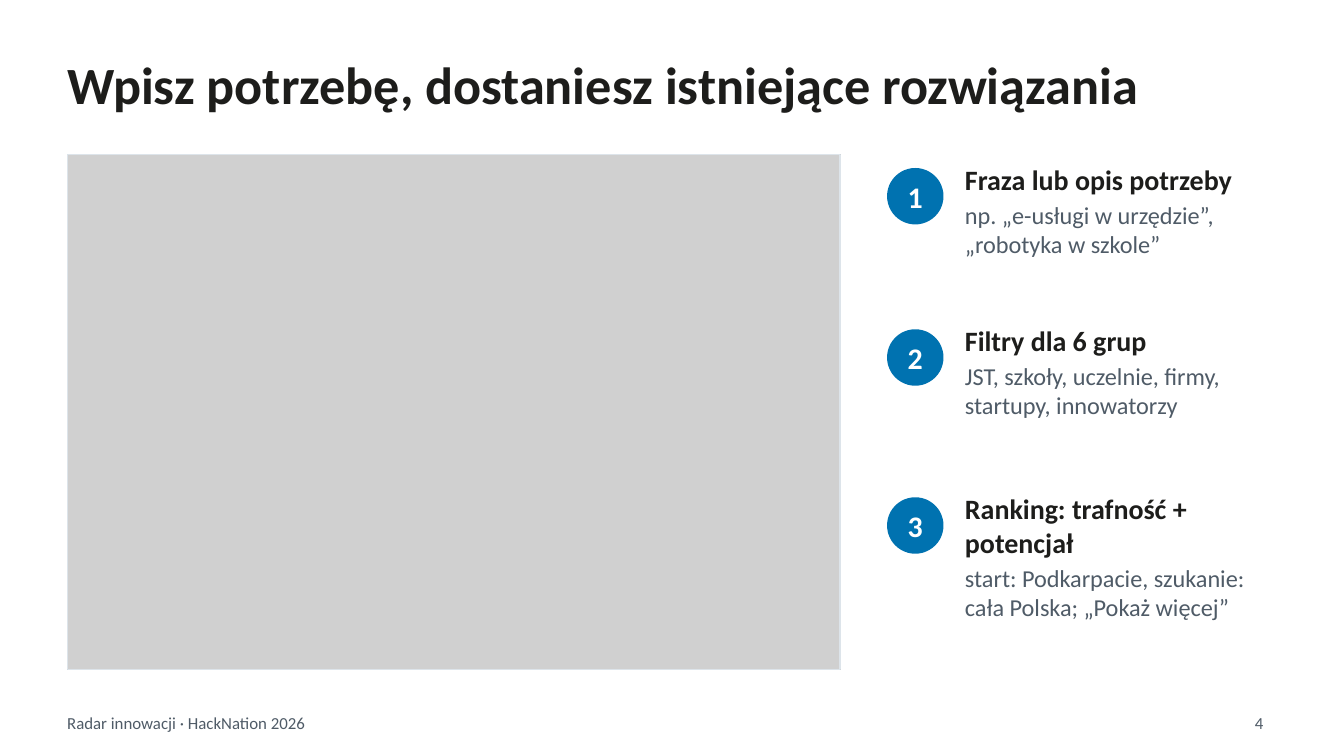
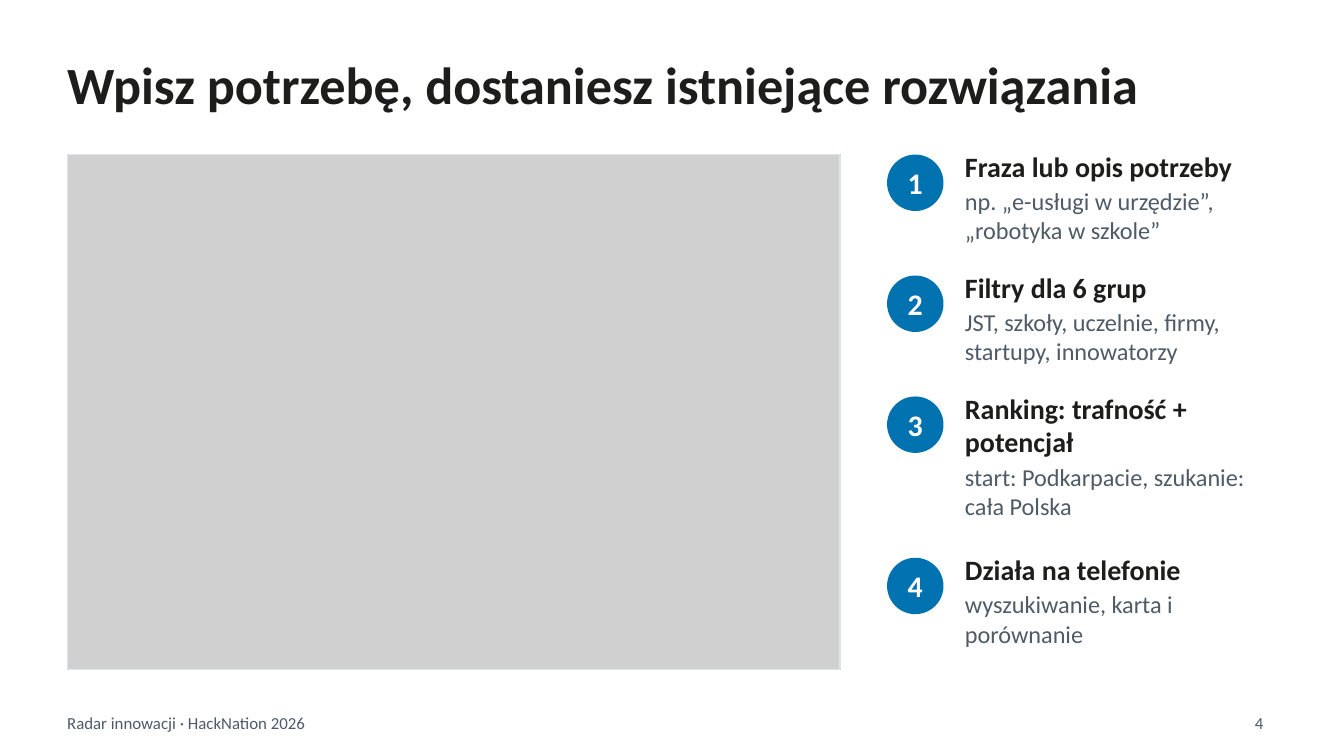
Before and after one commit to FilipLangiewicz/InnovationHub, a slide deck: slide 4 of docs/presentation/Radar_innowacji.pptx. Drawn at 1344x756 pixels with LibreOffice and Linux fonts; fonts in the diff are those of the drawing; grey boxes stand for pictures. Boxes give left, top, right and bottom in pixels: in the first picture for what was removed or moved away, otherwise in the second. Text is boxed around its words. In the diff, an @@ line names an element or a change of style, - is before the commit and + after.

Commit message:
Update the presentation and add the phone version (#57)
Remove the calibration with the mentors of PCI and the button text from the slides,
add Filip Langiewicz to the team and a point about the phone version.
Add a screenshot of the pages at a phone width.

```diff
--- a/docs/presentation/Radar_innowacji.pptx
+++ b/docs/presentation/Radar_innowacji.pptx
@@ 2 texts, 1 ellipse moved together from (x1=887, y1=168, x2=1232, y2=257) to (x1=887, y1=155, x2=1232, y2=243) @@
@@ 2 texts, 1 ellipse moved together from (x1=887, y1=329, x2=1219, y2=418) to (x1=887, y1=276, x2=1219, y2=364) @@
@@ 2 texts, 1 ellipse moved together from (x1=887, y1=497, x2=1244, y2=620) to (x1=887, y1=396, x2=1244, y2=515) @@
@@ text at (x1=965, y1=469, x2=1244, y2=515): text changed @@
-start: Podkarpacie, szukanie: cała Polska; „Pokaż więcej”
+start: Podkarpacie, szukanie: cała Polska
@@ ellipse added at (x1=887, y1=558, x2=943, y2=614), fill #0072B0 @@
@@ text added at (x1=965, y1=560, x2=1181, y2=647), 13 pt, text #4F5B67 @@
+Działa na telefonie
+wyszukiwanie, karta i porównanie
@@ text added at (x1=908, y1=577, x2=923, y2=597), 16 pt, text #FFFFFF, bold @@
+4
```
Also in this commit, not shown: 2 other slides changed, 5 other files.
